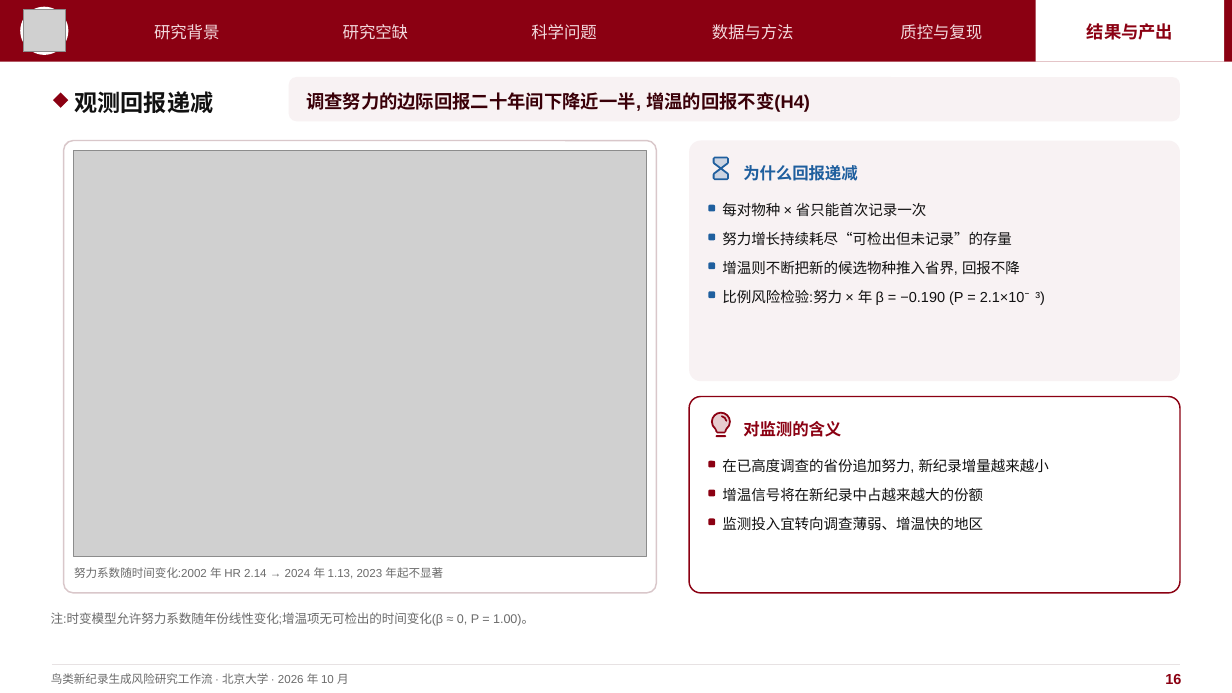
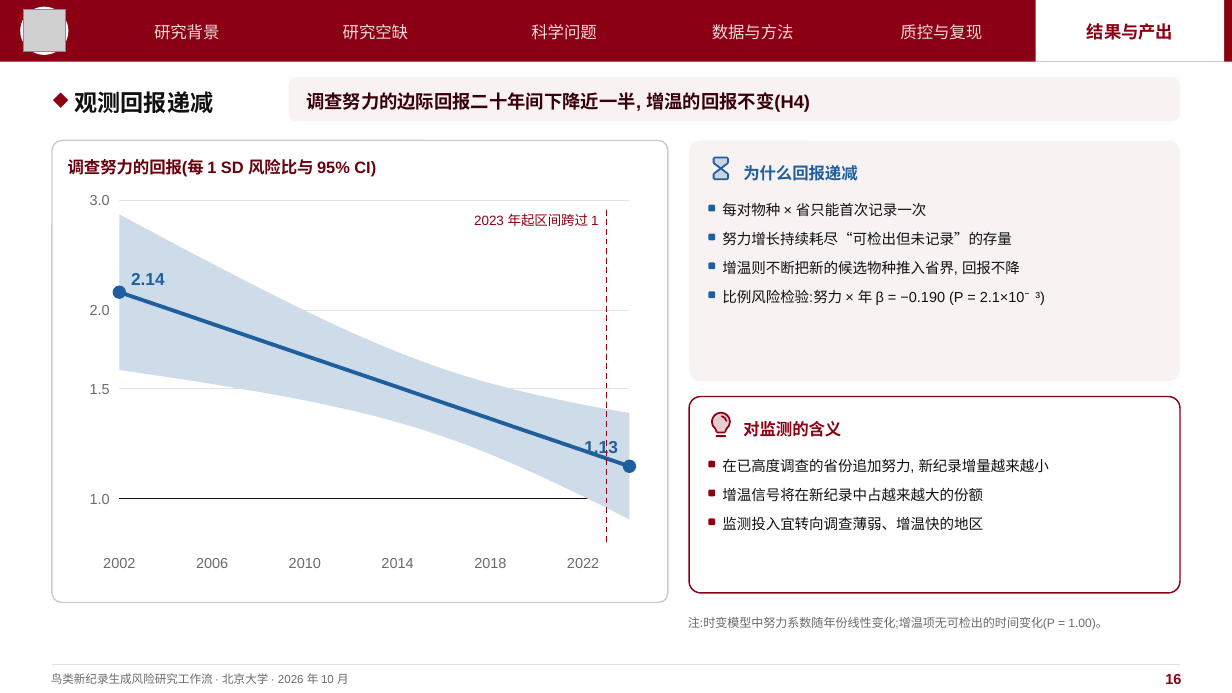
Before and after one commit to dingchenchen6/bird-newrecord-discovery-dated, a slide deck: slide 16 of workflow/Bird_NewRecord_Research_Workflow_ZH.pptx. Drawn at 1232x693 pixels with LibreOffice and Linux fonts; fonts in the diff are those of the drawing; grey boxes stand for pictures. Boxes give left, top, right and bottom in pixels: in the first picture for what was removed or moved away, otherwise in the second. Text is boxed around its words. In the diff, an @@ line names an element or a change of style, - is before the commit and + after.

```diff
--- a/workflow/Bird_NewRecord_Research_Workflow_ZH.pptx
+++ b/workflow/Bird_NewRecord_Research_Workflow_ZH.pptx
@@ rounded rectangle: place and size @@
-rounded rectangle at [64,140,656,593]
+rounded rectangle at [52,140,668,603]
@@ text added at [68,159,376,177], 12.8 pt, text #68000D, bold @@
+调查努力的回报(每 1 SD 风险比与 95% CI)
@@ picture removed at [73,150,647,556] @@
@@ text added at [90,195,110,205], 11.2 pt, text #6B6B6B @@
+3.0
@@ freeform shape added at [119,201,629,201], outline #E7E2E3 0.75 pt @@
@@ freeform shape added at [119,214,629,519], fill #CEDCEA @@
@@ text added at [474,213,598,226], 10.5 pt, text #8B0012 @@
+2023 年起区间跨过 1
@@ freeform shape added at [606,210,607,543], outline #8B0012 1.05 pt @@
@@ ellipse added at [113,286,127,299], fill #1F5F9E @@
@@ freeform shape added at [119,292,629,466], outline #1F5F9E 3 pt @@
@@ text added at [131,273,165,285], 13.5 pt, text #1F5F9E, bold @@
+2.14
@@ text added at [90,305,110,315], 11.2 pt, text #6B6B6B @@
+2.0
@@ freeform shape added at [119,311,629,311], outline #E7E2E3 0.75 pt @@
@@ text added at [90,384,110,394], 11.2 pt, text #6B6B6B @@
+1.5
@@ freeform shape added at [119,389,629,390], outline #E7E2E3 0.75 pt @@
@@ text added at [584,440,618,457], 13.5 pt, text #1F5F9E, bold @@
+1.13
@@ ellipse added at [623,459,637,473], fill #1F5F9E @@
@@ text added at [90,494,110,504], 11.2 pt, text #6B6B6B @@
+1.0
@@ freeform shape added at [119,499,629,500], outline #111111 1.13 pt @@
@@ text removed at [74,567,443,579] @@
-努力系数随时间变化:2002 年 HR 2.14 → 2024 年 1.13, 2023 年起不显著
@@ text added at [103,558,135,568], 11.2 pt, text #6B6B6B @@
+2002
@@ text added at [196,558,228,568], 11.2 pt, text #6B6B6B @@
+2006
@@ text added at [289,558,321,568], 11.2 pt, text #6B6B6B @@
+2010
@@ text added at [381,558,413,568], 11.2 pt, text #6B6B6B @@
+2014
@@ text added at [474,558,506,568], 11.2 pt, text #6B6B6B @@
+2018
@@ text added at [567,558,599,568], 11.2 pt, text #6B6B6B @@
+2022
@@ text at [688,617,1107,630]: text changed; size 9.8 to 9.4 pt @@
-注:时变模型允许努力系数随年份线性变化;增温项无可检出的时间变化(β ≈ 0, P = 1.00)。
+注:时变模型中努力系数随年份线性变化;增温项无可检出的时间变化(P = 1.00)。
```
Also in this commit, not shown: 2 other slides changed, 6 slides added, 53 other files.
